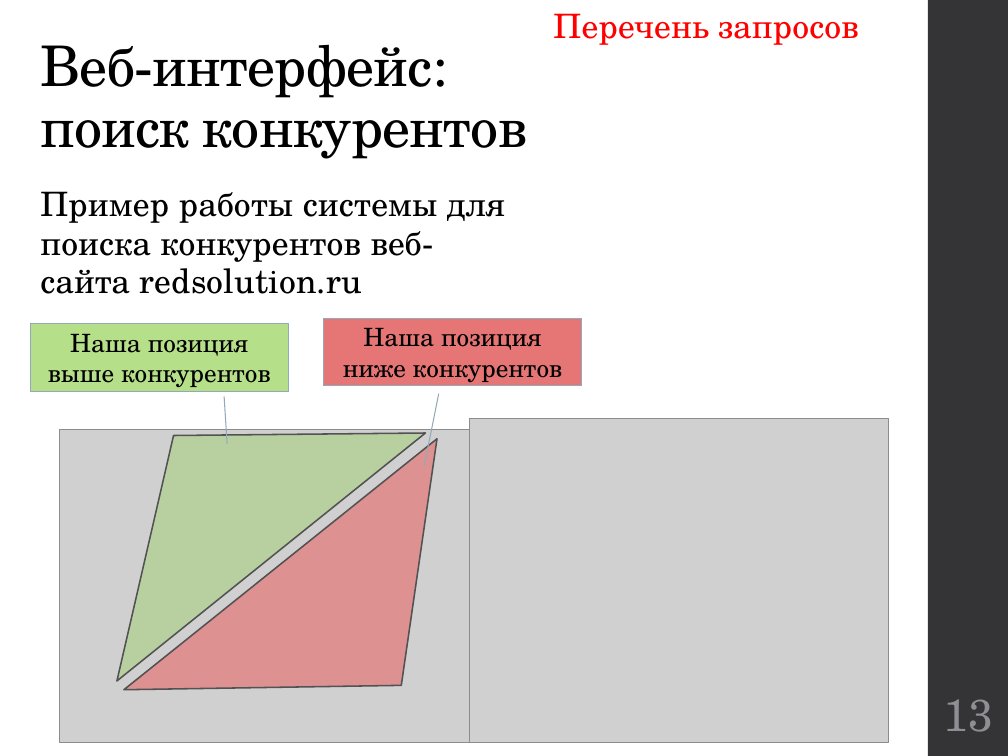
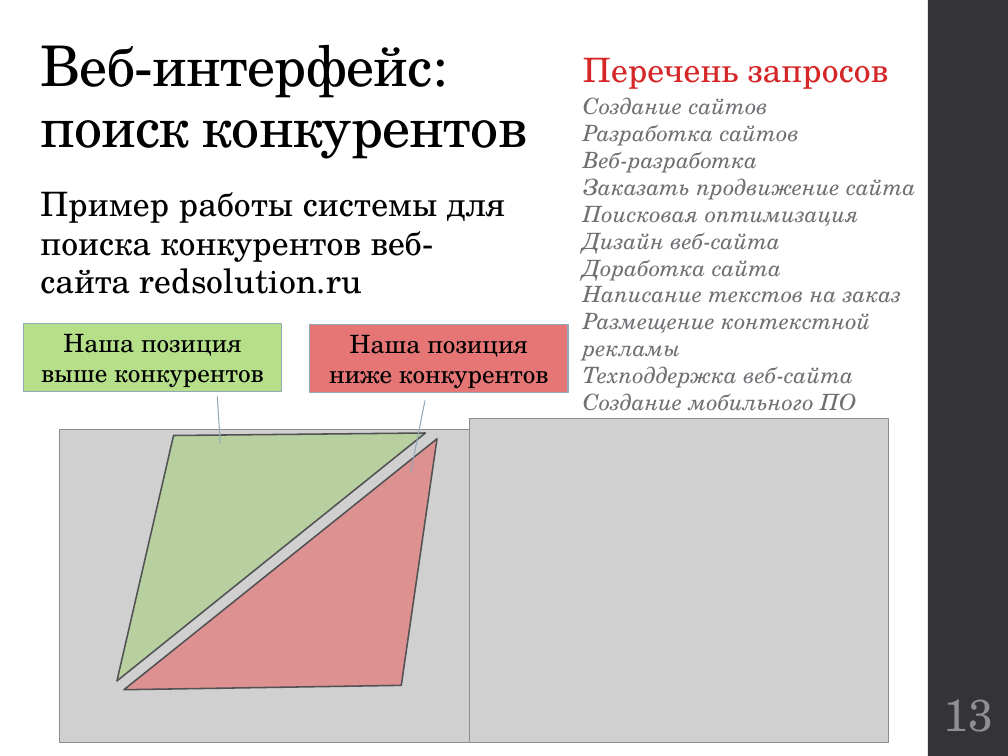
Before and after one commit to kwadraterry/diploma, a slide deck: slide 13 of Отчет/Доклад Неповинных.pptx. Drawn at 1008x756 pixels with LibreOffice and Linux fonts; fonts in the diff are those of the drawing; grey boxes stand for pictures. Boxes give left, top, right and bottom in pixels: in the first picture for what was removed or moved away, otherwise in the second. Text is boxed around its words. In the diff, an @@ line names an element or a change of style, - is before the commit and + after.

```diff
--- a/Отчет/Доклад Неповинных.pptx
+++ b/Отчет/Доклад Неповинных.pptx
@@ text "Перечень запросов": place and size @@
-text "Перечень запросов" at [553, 13, 859, 45]
+text "Перечень запросов" at [583, 57, 915, 411]
@@ text at [583, 57, 889, 89]: text colour #FF0000 to #D62728 in "Перечень запросов" @@
@@ text at [583, 97, 915, 411]: paragraphs added @@
+Создание сайтов
+Разработка сайтов
+Веб-разработка
+Заказать продвижение сайта
+Поисковая оптимизация
+Дизайн веб-сайта
+Доработка сайта
+Написание текстов на заказ
+Размещение контекстной рекламы
+Техподдержка веб-сайта
+Создание мобильного ПО
@@ border callout "Наша позиция выше конкурентов": place and size @@
-border callout "Наша позиция выше конкурентов" at [30, 324, 288, 391]
+border callout "Наша позиция выше конкурентов" at [23, 324, 281, 391]
@@ border callout "Наша позиция ниже конкурентов": place and size @@
-border callout "Наша позиция ниже конкурентов" at [324, 319, 582, 386]
+border callout "Наша позиция ниже конкурентов" at [309, 325, 568, 392]
```
Also in this commit, not shown: 3 other slides changed, 1 other file.
